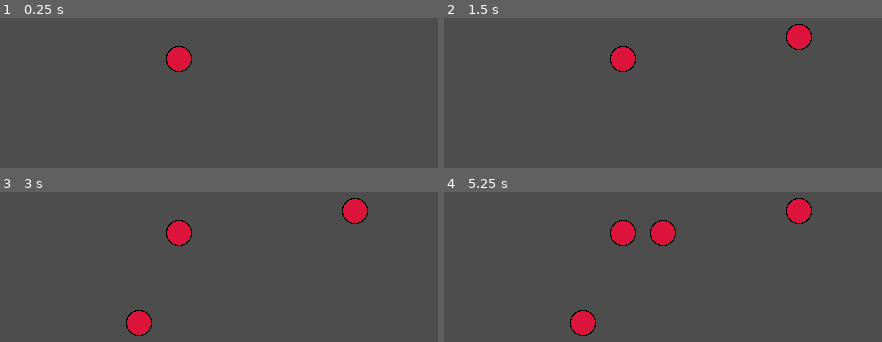
Above: before the commit, frames 1-4 (two rows, left to right).
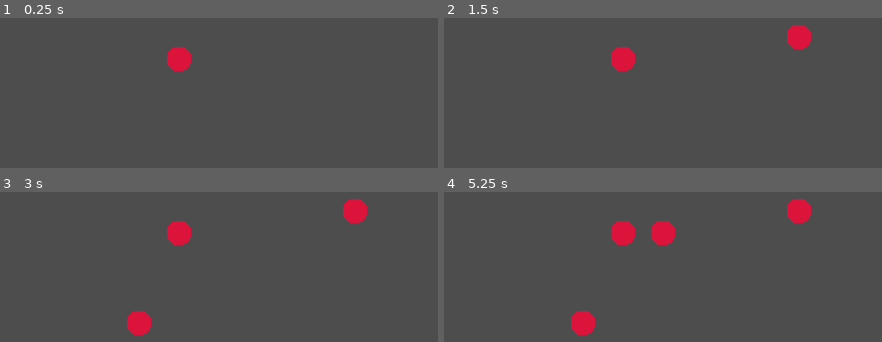
Above: after the commit, the same moments.

Repository: Si4tsu/Grafy
Game: Godot game, scene res://world.tscn
Same seed, same stepped clock (60 frames per second), same inputs: the game is played once before the commit and once after it.
Inputs (mouse positions are in pixels of both pictures, inside the frame that each line leads up to):
- Up to frame 1 (0.25 s): no input
- Up to frame 2 (1.5 s): tap Enter at 0.5 s; move the mouse to (798, 36) at 0.52 s; tap R at 0.6 s; click (798, 36) at 0.67 s; tap Space at 0.77, 1.25 s; move the mouse to (461, 81) at 1.27 s; hold S from 1.28 s (still down); tap B at 1.35 s
- Up to frame 3 (3 s): tap Space at 1.52, 2.75 s; tap Enter at 2 s; move the mouse to (outside the picture) at 2.02 s; release S at 2.03 s; tap R at 2.1 s; move the mouse to (140, 322) at 2.77 s; tap B at 2.85 s; click (140, 322) at 2.92 s
- Up to frame 4 (5.25 s): tap Space at 3.02, 3.77, 4.25, 4.52 s; tap Enter at 3.5 s; move the mouse to (864, 300) at 3.52 s; hold S from 3.53 s (still down); tap R at 3.6, 5.1 s; move the mouse to (outside the picture) at 4.27 s; tap B at 4.35 s; move the mouse to (663, 232) at 5.02 s; click (663, 232) at 5.17 s

The runs differ from the first frame. In frame 1, 0.1% of the frame differs, in the area x 37-44%, y 18-36%; in frame 2, 0.3%; in frame 3, 0.4%; in frame 4, 0.6%, in the area x 28-85%, y 4-96%.

Commit message:
draw circle fix

Diff:
--- a/g_node.gd
+++ b/g_node.gd
@@ -16,7 +16,7 @@
 	else:
 		draw_circle(Vector2.ZERO, size, Color.CRIMSON)
 
-	draw_circle(Vector2.ZERO, size, Color.BLACK, false, 2)
+	#draw_circle(Vector2.ZERO, size, Color.BLACK, false, 2)s
 
 func select(color: Color = Color.GREEN) -> void:
 	is_selected = true
